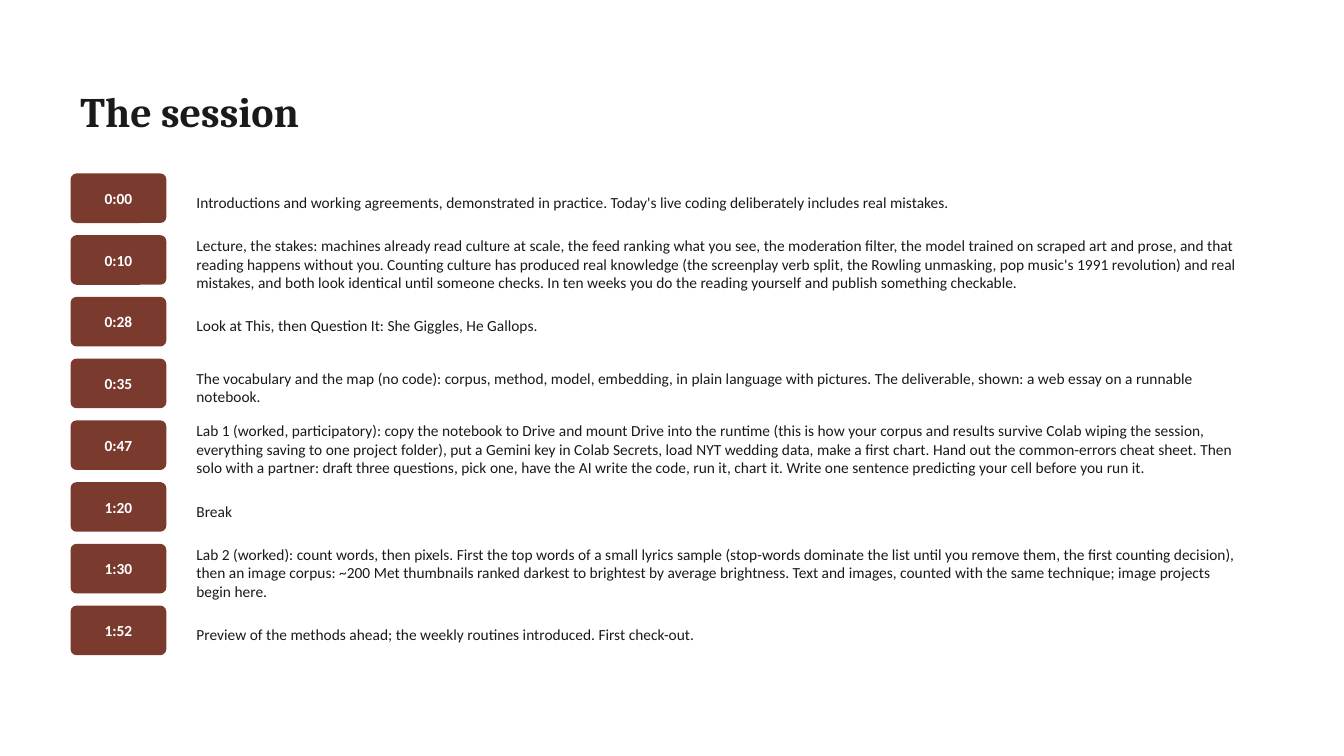
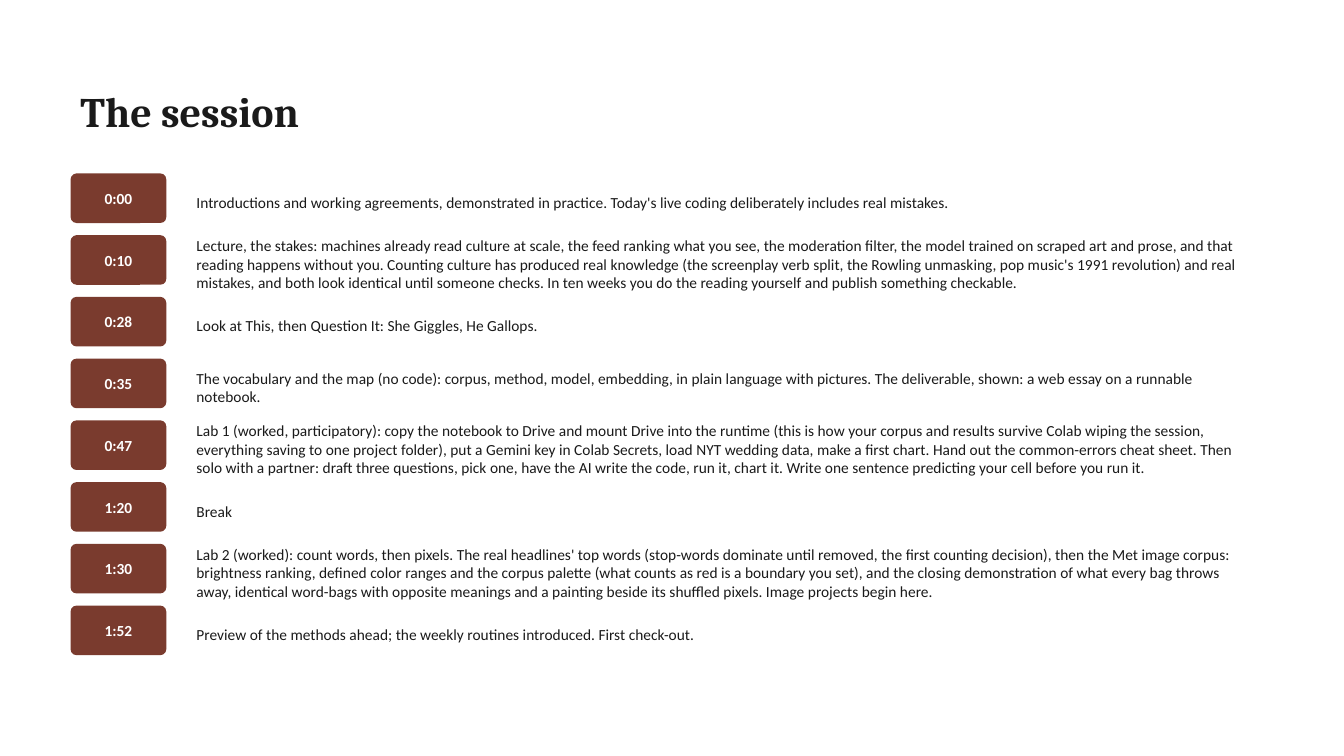
Before and after one commit to lucianli123/culture-as-data-2026, a slide deck: slide 12 of slides/pptx/week-01.pptx (slide 11 before the commit). Drawn at 1344x756 pixels with LibreOffice and Linux fonts; fonts in the diff are those of the drawing. Boxes give left, top, right and bottom in pixels: in the first picture for what was removed or moved away, otherwise in the second. Text is boxed around its words. In the diff, an @@ line names an element or a change of style, - is before the commit and + after.

Commit message:
Move bag-loss demo to Week 1; add color-range counting; Week 2 back to stats focus
Week 1 gains two sections on its real corpora:
- Define a color, then count it: six named hue ranges turn 'how red is this
  corpus?' into a countable question, a stacked palette chart across the Met
  paintings, and the boundary-shift demonstration - widen reds by twenty
  degrees and paintings change category without changing a pixel. The
  definitional lesson (what counts as red = what counts as a word), in code.
- What every bag throws away, moved from Week 2: identical word-bags with
  opposite meanings, and a real painting beside its shuffled pixels (drawn
  composition offline), same brightness, same palette, only one a picture.

Week 2's notebook, deck slide, lesson-plan row, and site flow revert to the
statistics-and-comparison focus (trial, tokens, tf-idf, keyness, shuffle
test). Week 1 deck gains the combined key-points slide; Lab 2 rows updated
in lesson plans, syllabus, and site. Both notebooks execute cleanly.

```diff
--- a/slides/pptx/week-01.pptx
+++ b/slides/pptx/week-01.pptx
@@ text at (196, 549, 1229, 600): text changed @@
-Lab 2 (worked): count words, then pixels. First the top words of a small lyrics sample (stop-words dominate the list until you remove them, the first counting decision), then an image corpus: ~200 Met thumbnails ranked darkest to brightest by average brightness. Text and images, counted with the same technique; image projects begin here.
+Lab 2 (worked): count words, then pixels. The real headlines' top words (stop-words dominate until removed, the first counting decision), then the Met image corpus: brightness ranking, defined color ranges and the corpus palette (what counts as red is a boundary you set), and the closing demonstration of what every bag throws away, identical word-bags with opposite meanings and a painting beside its shuffled pixels. Image projects begin here.
```
Also in this commit, not shown: 1 other slide changed, 1 slide added, 19 other files.
